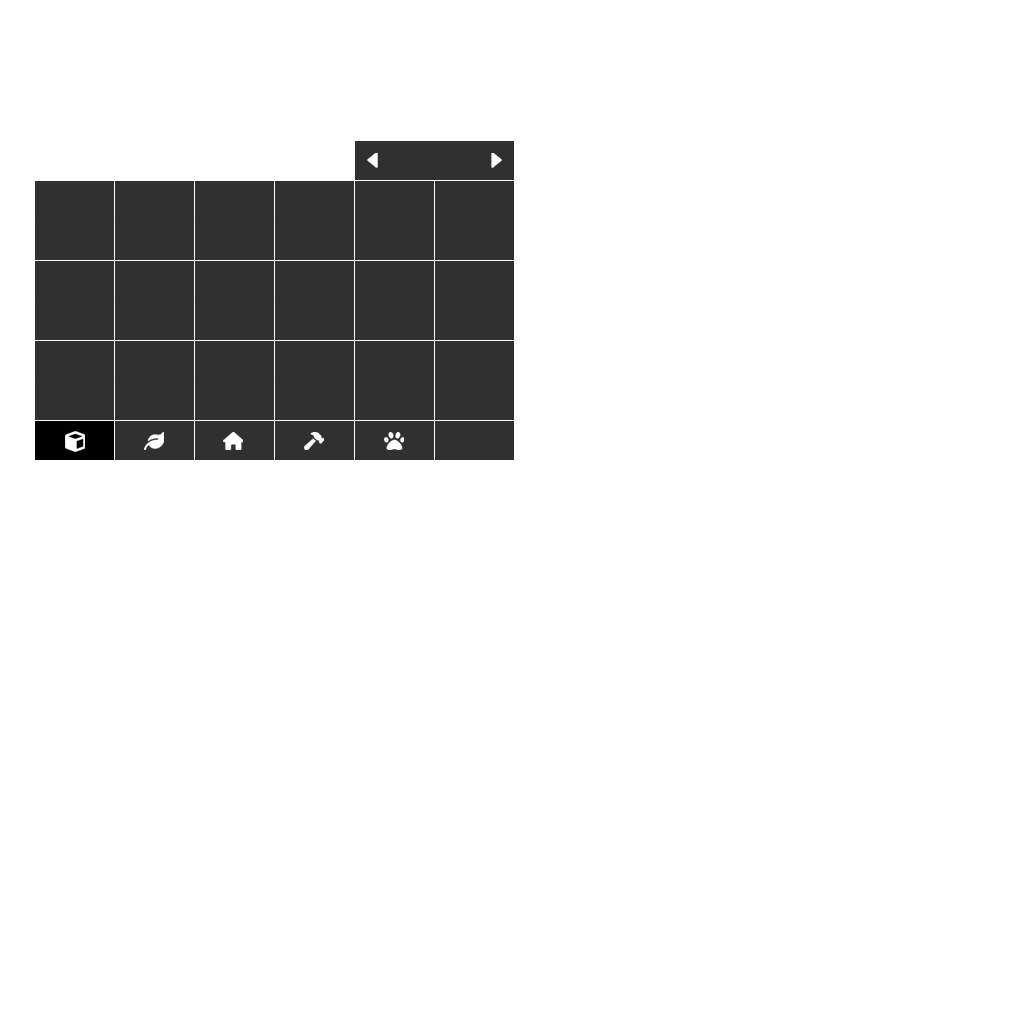
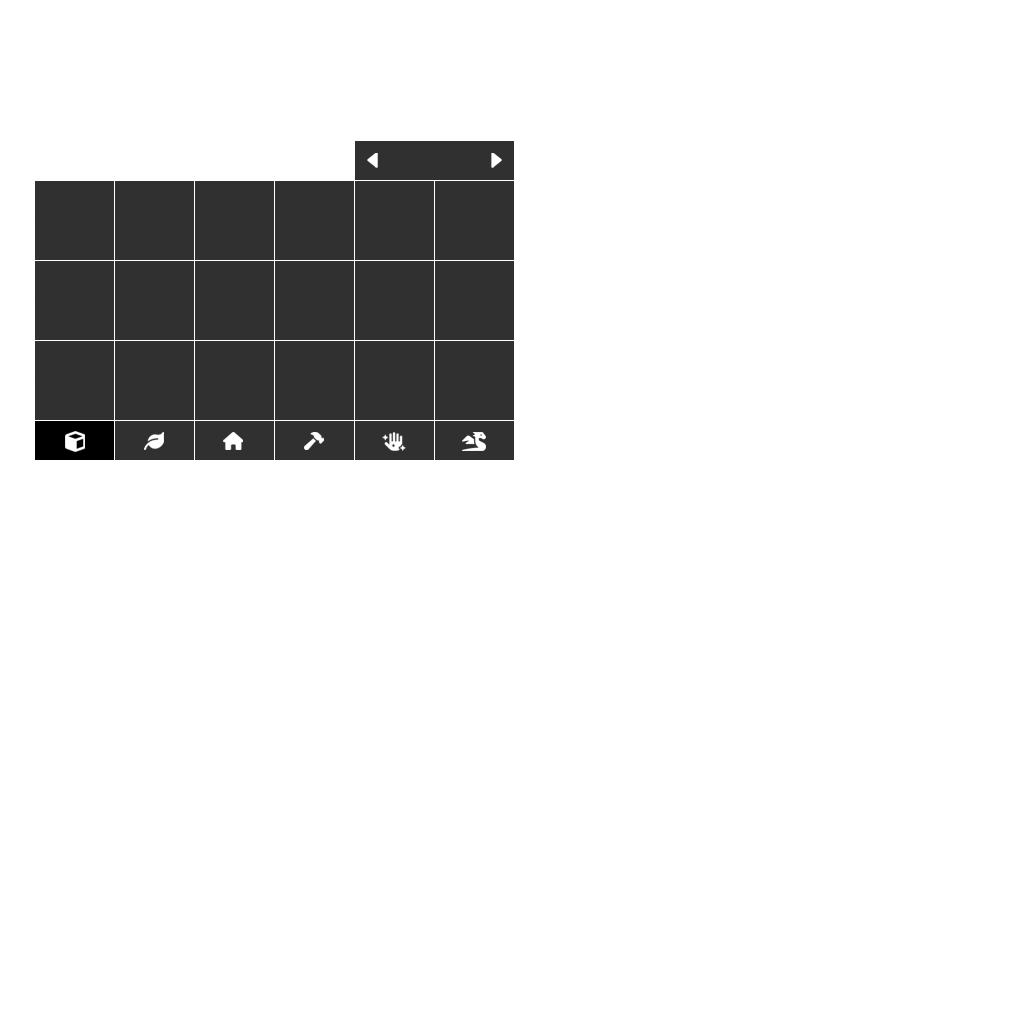
Layered file, before and after one edit (1024x1024). Changes by layer:
added layer "Tab 6 - Icon" above "Tab 6" over [462, 432, 486, 451]
painted on "Tab 5 - Icon" over [382, 432, 406, 451]
